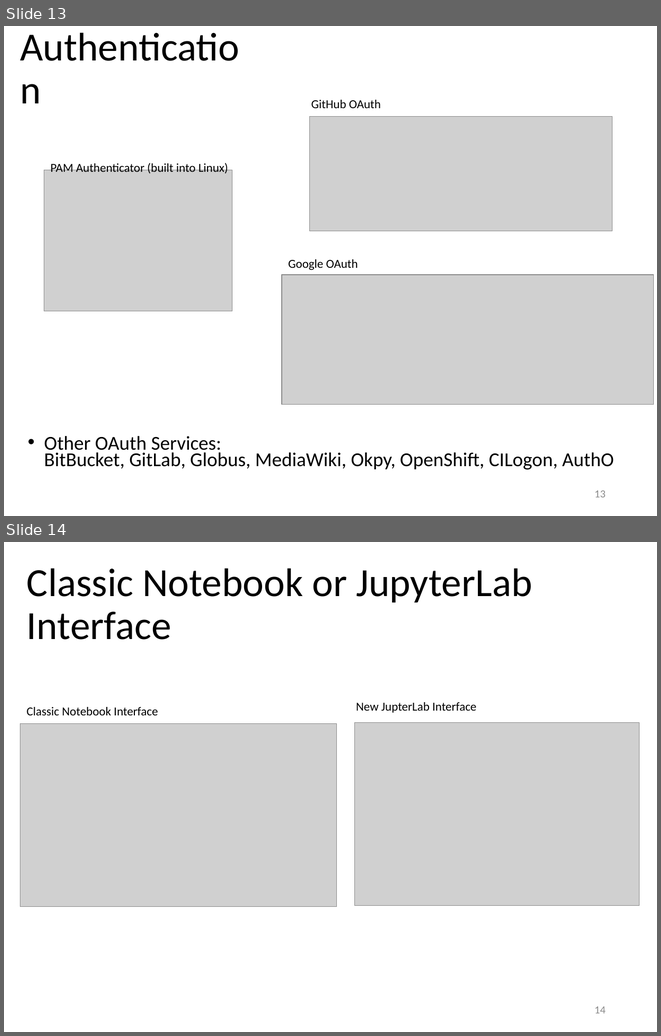
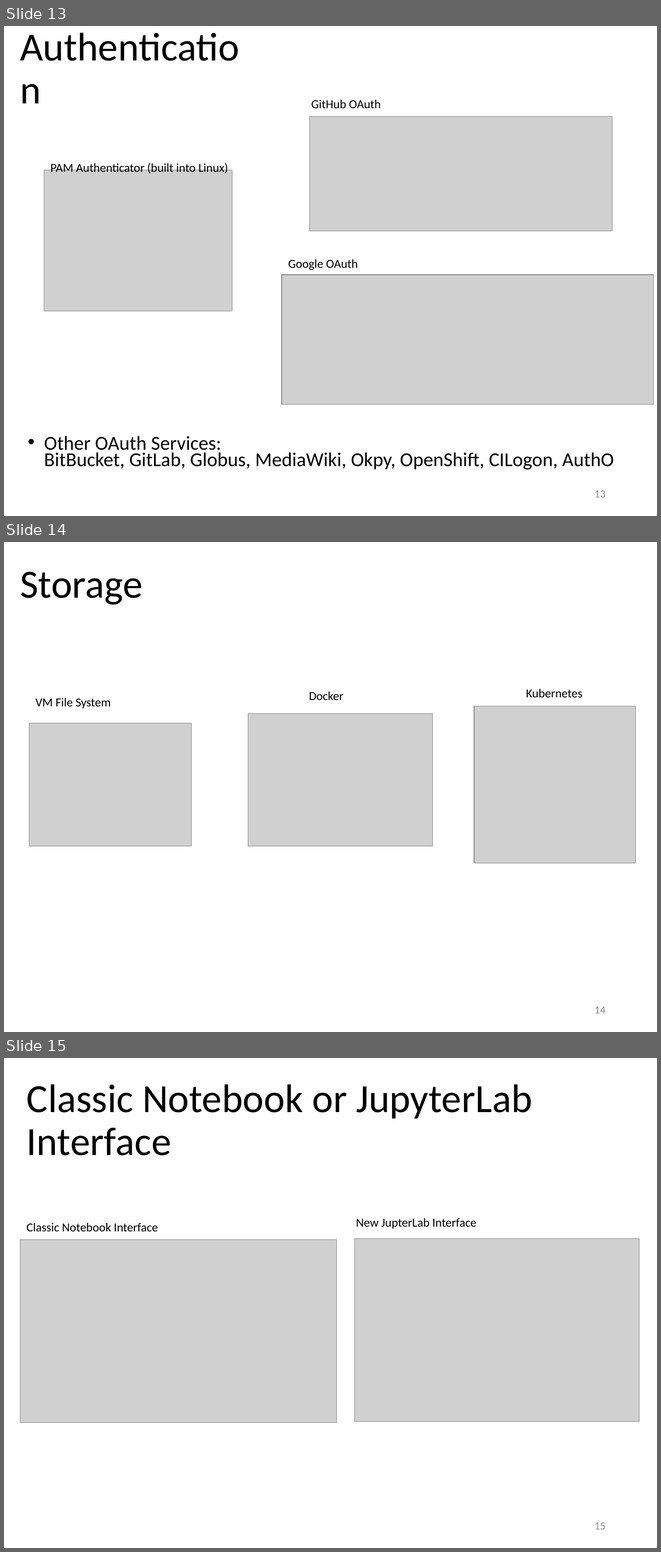
Before and after one commit to ProfessorKazarinoff/PyPDXWest-2019-10, a slide deck: PeterKazarinoff_PyPDX_2019-10-08.pptx. Shown one above the other, each under a label of ours: slides 13 and 14 before the commit, slides 13, 14 and 15 after it. The pictures are 661x1036 and 661x1552 pixels, drawn with LibreOffice and Linux fonts; fonts in the diff are those of the drawing; grey boxes stand for pictures. Boxes give left, top, right and bottom in pixels: in the first picture for what was removed or moved away, otherwise in the second. Text is boxed around its words. In the diff, an @@ line names an element or a change of style, - is before the commit and + after.

```diff
--- a/PeterKazarinoff_PyPDX_2019-10-08.pptx
+++ b/PeterKazarinoff_PyPDX_2019-10-08.pptx
@@ slide 14 added at <box>4,542,657,1032</box>, background #FFFFFF @@
@@ title added at <box>20,572,143,605</box>, 44 pt, text #000000 @@
+Storage
@@ text added at <box>35,698,111,708</box>, 13.5 pt, text #000000 @@
+VM File System
@@ text added at <box>309,691,343,700</box>, 13.5 pt, text #000000 @@
+Docker
@@ text added at <box>526,689,582,697</box>, 13.5 pt, text #000000 @@
+Kubernetes
@@ picture added at <box>248,714,433,846</box> @@
@@ picture added at <box>474,706,635,863</box> @@
@@ picture added at <box>29,723,192,846</box> @@
@@ page number added at <box>594,1006,606,1013</box>, 12 pt, text #8C8C8C @@
+14
@@ what was slide 14 is now slide 15 @@
@@ page number at <box>594,1522,606,1529</box>: text changed @@
-14
+15
```
Also in this commit, not shown: 2 slides changed, 1 other file.
